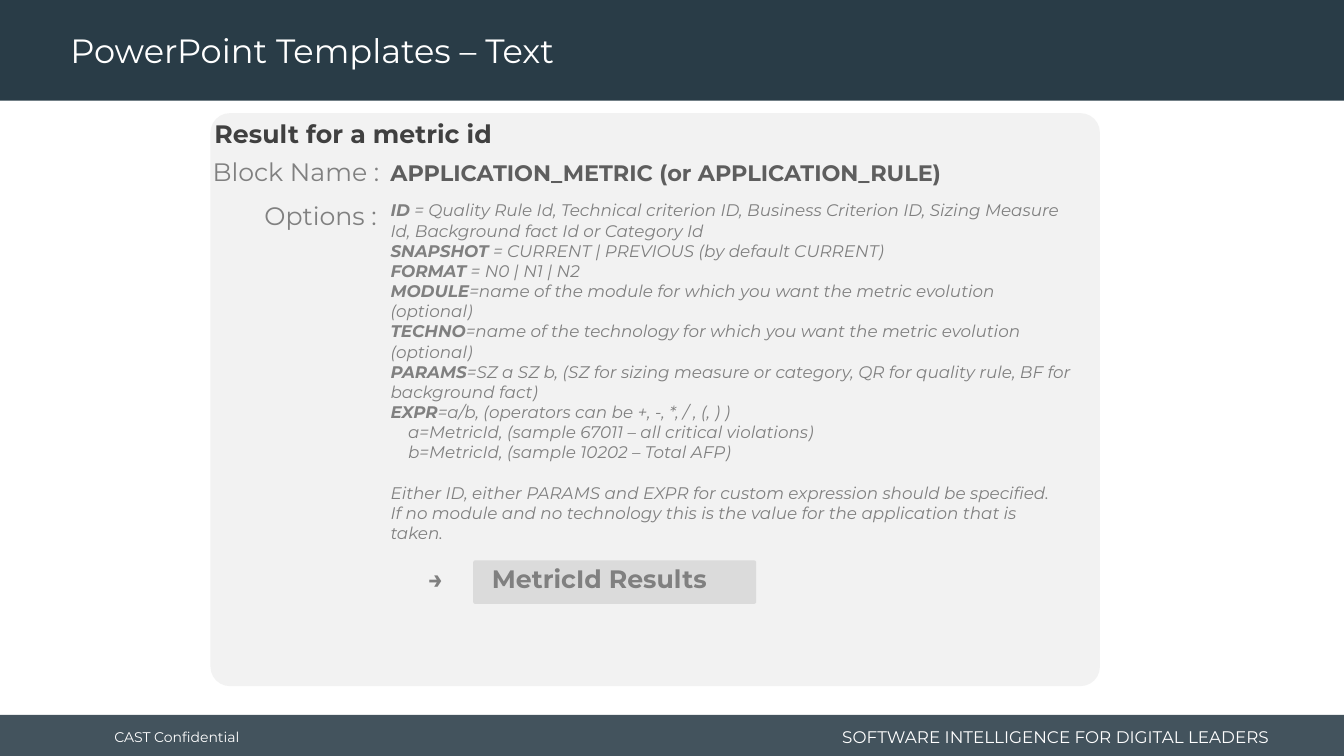
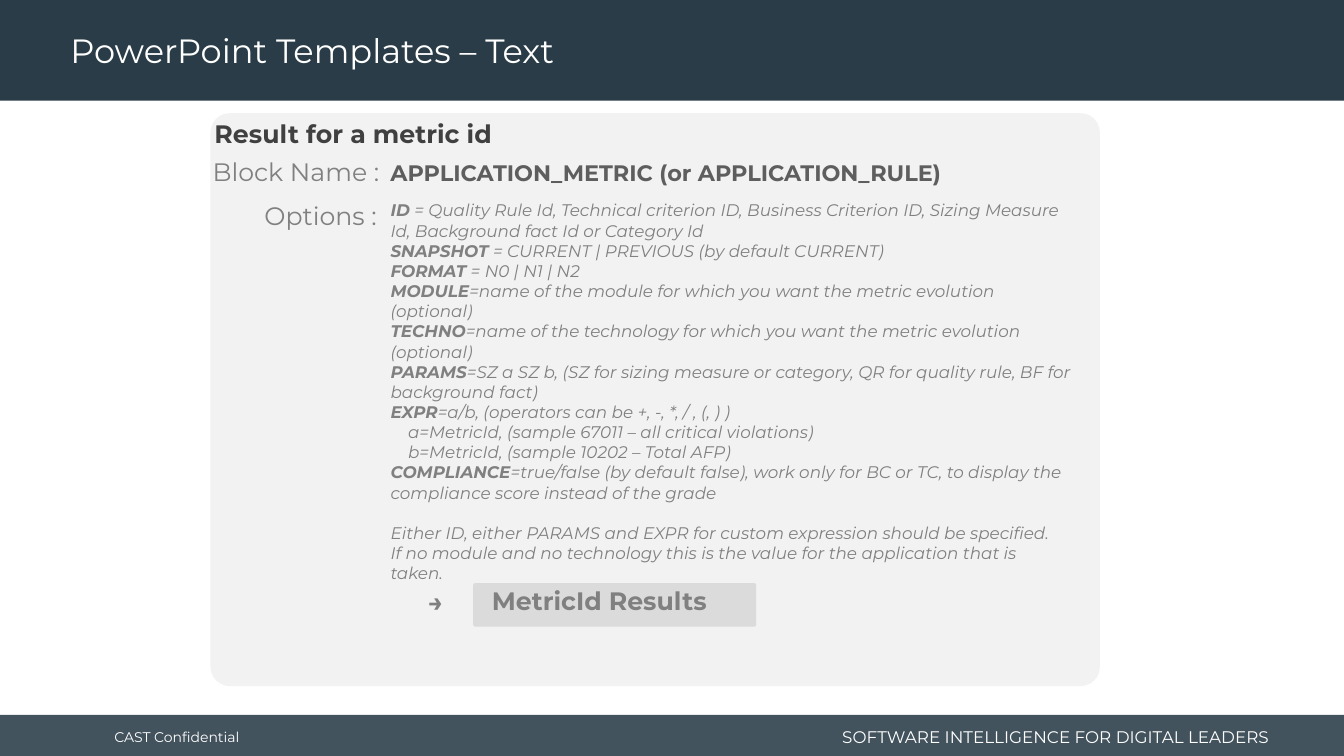
Before and after one commit to CAST-projects/CAST-ReportGenerator, a slide deck: slide 14 of CastReporting.Reporting.Core/Templates/Application/Component library/1- Powerpoint-components-library.pptx. Drawn at 1344x756 pixels with LibreOffice and Linux fonts; fonts in the diff are those of the drawing; background and template pictures are left out. Boxes give left, top, right and bottom in pixels: in the first picture for what was removed or moved away, otherwise in the second. Text is boxed around its words. In the diff, an @@ line names an element or a change of style, - is before the commit and + after.

Commit message:
REPORTGEN-1202: update library templates with changes

```diff
--- a/CastReporting.Reporting.Core/Templates/Application/Component library/1- Powerpoint-components-library.pptx
+++ b/CastReporting.Reporting.Core/Templates/Application/Component library/1- Powerpoint-components-library.pptx
@@ text at [391, 464, 1061, 502]: paragraph added @@
+COMPLIANCE=true/false (by default false), work only for BC or TC, to display the compliance score instead of the grade
@@ text "→": place and size @@
-text "→" at [418, 559, 467, 604]
+text "→" at [418, 582, 467, 627]
@@ rounded rectangle: place and size @@
-rounded rectangle at [473, 561, 756, 604]
+rounded rectangle at [473, 583, 756, 626]
@@ text "MetricId Results": place and size @@
-text "MetricId Results" at [492, 568, 707, 588]
+text "MetricId Results" at [492, 590, 707, 610]
```
Also in this commit, not shown: 1 other slide changed, 1 other file.
